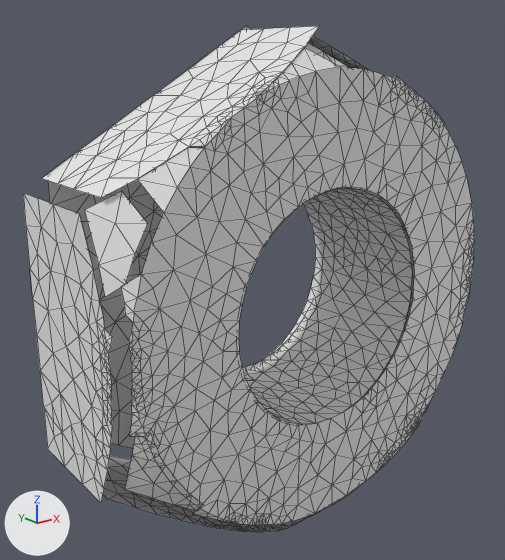
One commit to the OBJ model data/2/0.1pertb.obj: the scene before it, then after it.
Rendered twice from a 50 mm lens placed at (-4.89, -6.41, 2.48), pointed at (-0.21, -0.57, 0.14). Every picture has the same lights, and +X, +Y and +Z are marked at lower left. Mesh edges are drawn as thin lines. Where no turn or scale is listed for an object, it has been applied to the vertices.

Names of what the first picture shows: '0.1pertb'.
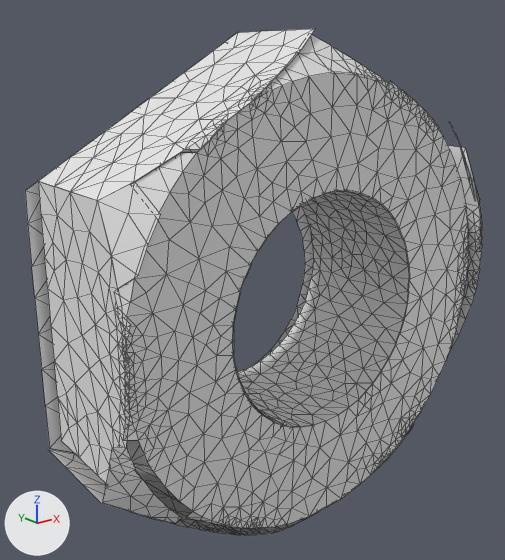
Changed parts and their boxes (x1, y1, x2, y2) in the pictures (505 x 560 px; the box of a moved part takes in the faces that stretch with it):
```json
{"object": "0.1pertb", "change": "reshaped", "before": [23, 26, 474, 532], "after": [25, 29, 482, 535]}
{"part": 1, "of": "me_0_1pertb", "change": "moved or reshaped", "before": [308, 36, 368, 70], "on screen": "not visible afterwards"}
{"part": 2, "of": "me_0_1pertb", "change": "moved or reshaped", "before": [121, 48, 474, 526], "after": [114, 53, 469, 529]}
{"part": 3, "of": "me_0_1pertb", "change": "moved or reshaped", "before": [48, 26, 378, 448], "after": [25, 150, 313, 466]}
{"part": 4, "of": "me_0_1pertb", "change": "moved or reshaped", "before": [309, 348, 428, 516], "after": [286, 418, 417, 520]}
{"part": 5, "of": "me_0_1pertb", "change": "moved or reshaped", "before": [244, 187, 412, 424], "after": [232, 190, 410, 427]}
{"part": 6, "of": "me_0_1pertb", "change": "moved or reshaped", "before": [378, 195, 414, 348], "after": [448, 146, 482, 352]}
{"part": 7, "of": "me_0_1pertb", "change": "moved or reshaped", "before": [305, 43, 349, 68], "after": [299, 35, 386, 82]}
{"part": 8, "of": "me_0_1pertb", "change": "moved or reshaped", "after": [449, 122, 475, 199], "on screen": "not visible before"}
{"part": 9, "of": "me_0_1pertb", "change": "moved or reshaped", "before": [103, 456, 295, 532], "after": [48, 449, 288, 535]}
{"part": 10, "of": "me_0_1pertb", "change": "moved or reshaped", "before": [276, 512, 318, 531], "after": [273, 513, 316, 533]}
{"part": 11, "of": "me_0_1pertb", "change": "moved or reshaped", "before": [23, 193, 112, 503], "after": [38, 181, 131, 483]}
{"part": 12, "of": "me_0_1pertb", "change": "moved or reshaped", "before": [42, 26, 319, 198], "after": [39, 29, 315, 201]}
{"part": 13, "of": "me_0_1pertb", "change": "moved or reshaped", "before": [85, 191, 147, 297], "after": [97, 181, 161, 288]}
{"part": 14, "of": "me_0_1pertb", "change": "moved or reshaped", "before": [125, 433, 204, 511], "after": [102, 447, 182, 523]}
```

Edits to the scene script, one JSON object a line:
```json
{"block": "me_0_1pertb", "where": "me_0_1pertb.from_pydata(...)  # 1823 vertices, 2948 faces; spans x -2.47..2.47, y -1.66..0.09, z -2.8..2.84"}
{"block": "me_0_1pertb", "where": "# used by ob_0_1pertb; location = (0.0, 0.0, 0.0)"}
{"block": "me_0_1pertb", "change": "me_0_1pertb part 1: the loose piece of 115 vertices spanning x -0.02..2.36, y -1.56..0.02, z 1.35..2.72 is moved by (-0.05, 0.05, -0.05)"}
{"block": "me_0_1pertb", "change": "me_0_1pertb part 2: the loose piece of 549 vertices spanning x -2.34..2.42, y -1.63..-1.38, z -2.35..2.59 is moved by (-0.04, 0.04, -0.04)"}
{"block": "me_0_1pertb", "change": "me_0_1pertb part 3: the loose piece of 228 vertices spanning x -2.29..2.47, y -0.1..-0.09, z -2.66..2.84 is moved by (-0.17, 0.17, -0.17)"}
{"block": "me_0_1pertb", "change": "me_0_1pertb part 4: the loose piece of 87 vertices spanning x 0.07..2.46, y -1.66..-0.07, z -2.68..-1.3 is moved by (-0.06, 0.06, -0.06)"}
{"block": "me_0_1pertb", "change": "me_0_1pertb part 5: the loose piece of 373 vertices spanning x -1.24..1.28, y -1.61..-0.02, z -1.24..1.28 is moved by (-0.02, 0.02, -0.02)"}
{"block": "me_0_1pertb", "change": "me_0_1pertb part 6: the loose piece of 93 vertices spanning x 1.98..2.36, y -1.56..0.02, z -1.62..1.35 is moved by (0.12, -0.12, 0.12)"}
{"block": "me_0_1pertb", "change": "me_0_1pertb part 7: the loose piece of 23 vertices spanning x -0.41..0.73, y -1.51..-1.15, z 2.2..2.68 is moved by (0.05, -0.05, 0.05)"}
{"block": "me_0_1pertb", "change": "me_0_1pertb part 8: the loose piece of 14 vertices spanning x 1.59..2.29, y -1.49..-1.12, z 0.73..1.67 is moved by (0.16, -0.16, 0.16)"}
{"block": "me_0_1pertb", "change": "me_0_1pertb part 9: the loose piece of 102 vertices spanning x -2.42..-0.04, y -1.55..0.04, z -2.79..-1.42 is moved by (-0.05, 0.05, -0.05)"}
{"block": "me_0_1pertb", "change": "me_0_1pertb part 10: the loose piece of 20 vertices spanning x -0.59..0.96, y -1.53..-1.16, z -2.8..-2.21 is moved by (-0.03, 0.03, -0.03)"}
{"block": "me_0_1pertb", "change": "me_0_1pertb part 11: the loose piece of 98 vertices spanning x -2.47..-2.43, y -1.5..0.09, z -1.47..1.29 is moved by (0.11, -0.11, 0.11)"}
{"block": "me_0_1pertb", "change": "me_0_1pertb part 12: the loose piece of 85 vertices spanning x -2.33..0.05, y -1.63..-0.05, z 1.42..2.8 is moved by (-0.03, 0.03, -0.03)"}
{"block": "me_0_1pertb", "change": "me_0_1pertb part 13: the loose piece of 8 vertices spanning x -2.44..-2.07, y -1.53..-1.16, z 0.63..1.46 is moved by (0.08, -0.08, 0.08)"}
{"block": "me_0_1pertb", "change": "me_0_1pertb part 14: the loose piece of 24 vertices spanning x -2.31..-1.67, y -1.66..-1.29, z -1.65..-0.58 is moved by (-0.16, 0.16, -0.16)"}
```
